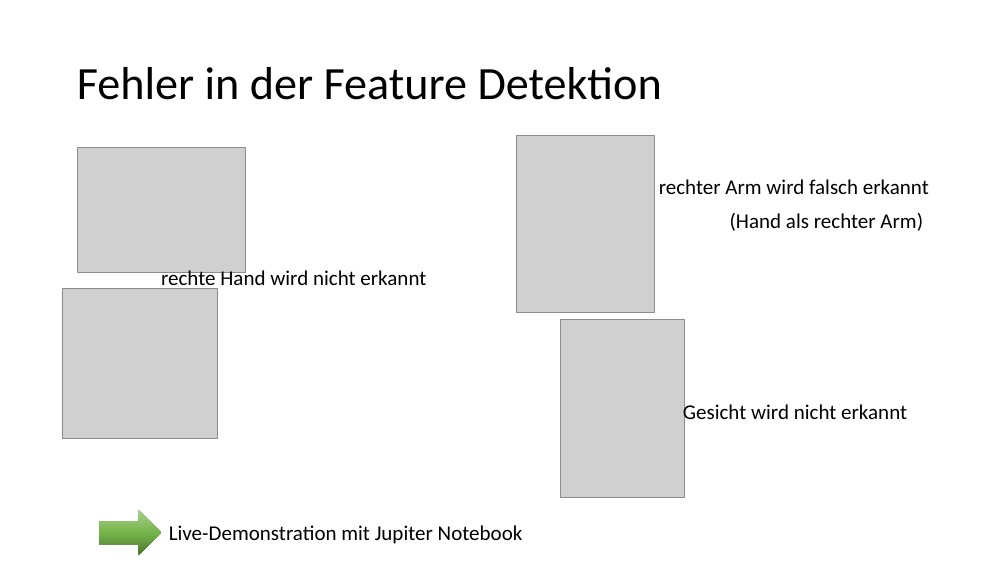
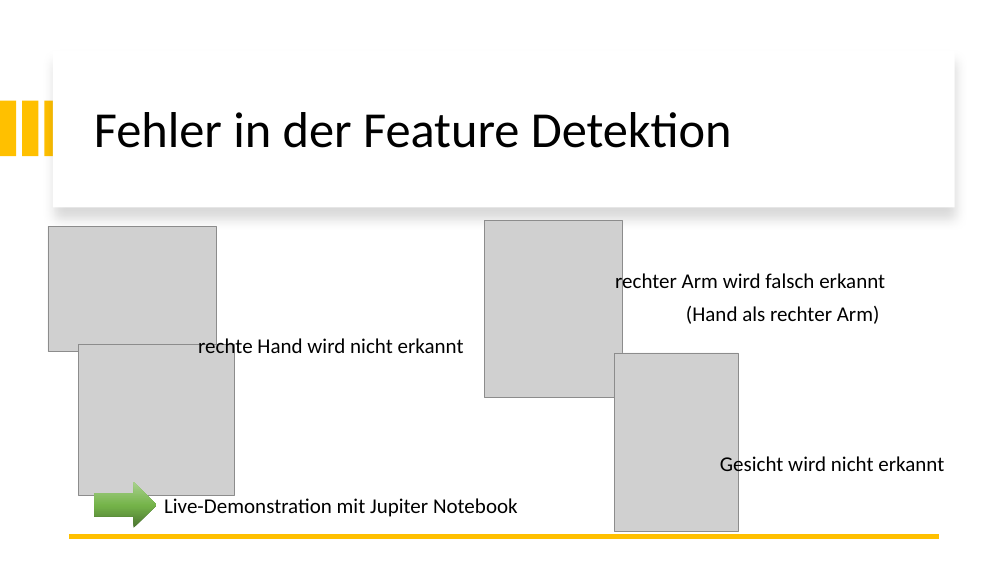
Before and after one commit to norbus161/Indiana-Jones-Defect-Detection, a slide deck: slide 13 of presentation/DIP-Project.pptx. Drawn at 1008x567 pixels with LibreOffice and Linux fonts; fonts in the diff are those of the drawing; grey boxes stand for pictures. Boxes give left, top, right and bottom in pixels: in the first picture for what was removed or moved away, otherwise in the second. Text is boxed around its words. In the diff, an @@ line names an element or a change of style, - is before the commit and + after.

```diff
--- a/presentation/DIP-Project.pptx
+++ b/presentation/DIP-Project.pptx
@@ rectangle added at [53,51,955,207], fill #FFFFFF @@
@@ title "Fehler in der Feature Detektion": place and size @@
-title "Fehler in der Feature Detektion" at [77,67,662,100]
+title "Fehler in der Feature Detektion" at [94,112,732,148]
@@ title "Fehler in der Feature Detektion" at [94,112,732,148]: size 44 to 48 pt @@
@@ rectangle added at [0,101,16,157], fill #FFC000 @@
@@ rectangle added at [22,101,38,157], fill #FFC000 @@
@@ rectangle added at [45,101,60,157], fill #FFC000 @@
@@ picture: place and size @@
-picture at [77,147,246,272]
+picture at [48,226,217,352]
@@ picture: place and size @@
-picture at [516,135,654,312]
+picture at [485,221,622,397]
@@ text "rechter Arm wird falsch erkannt": place and size @@
-text "rechter Arm wird falsch erkannt" at [659,179,929,231]
+text "rechter Arm wird falsch erkannt" at [615,271,885,324]
@@ text "rechte Hand wird nicht erkannt": place and size @@
-text "rechte Hand wird nicht erkannt" at [161,268,426,289]
+text "rechte Hand wird nicht erkannt" at [198,336,464,360]
@@ picture: place and size @@
-picture at [62,289,218,439]
+picture at [79,345,234,495]
@@ picture: place and size @@
-picture at [560,320,684,498]
+picture at [615,353,739,531]
@@ text "Gesicht wird nicht erkannt": place and size @@
-text "Gesicht wird nicht erkannt" at [683,402,907,426]
+text "Gesicht wird nicht erkannt" at [720,454,944,478]
@@ right arrow: place and size @@
-right arrow at [99,510,161,556]
+right arrow at [95,482,157,528]
@@ text "Live-Demonstration mit Jupiter Notebook": place and size @@
-text "Live-Demonstration mit Jupiter Notebook" at [169,525,523,544]
+text "Live-Demonstration mit Jupiter Notebook" at [164,495,518,517]
@@ line added from (939, 536) to (70, 536), #FFC000 4.5 pt @@
```
Also in this commit, not shown: 3 other slides changed.
